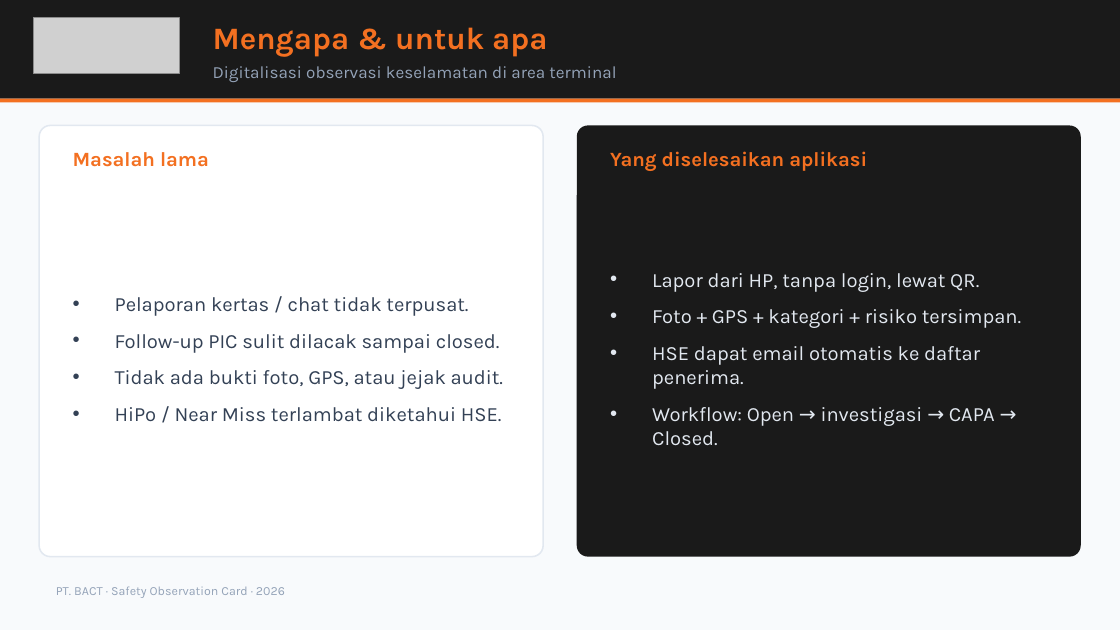
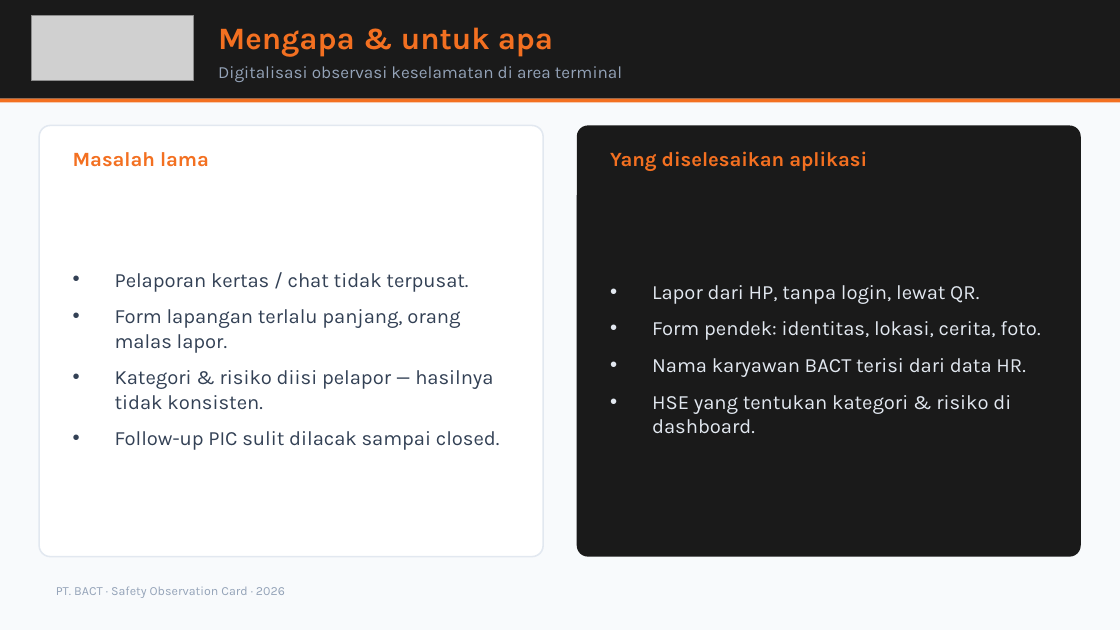
Before and after one commit to msatibi32/bact-safety-observation-modern, a slide deck: slide 2 of supabase/BACT-SOC-Presentasi-HSE.pptx. Drawn at 1120x630 pixels with LibreOffice and Linux fonts; fonts in the diff are those of the drawing; grey boxes stand for pictures. Boxes give left, top, right and bottom in pixels: in the first picture for what was removed or moved away, otherwise in the second. Text is boxed around its words. In the diff, an @@ line names an element or a change of style, - is before the commit and + after.

```diff
--- a/supabase/BACT-SOC-Presentasi-HSE.pptx
+++ b/supabase/BACT-SOC-Presentasi-HSE.pptx
@@ picture: place and size @@
-picture at [34,18,179,74]
+picture at [31,16,194,81]
@@ text "Mengapa & untuk apa": place and size @@
-text "Mengapa & untuk apa" at [213,27,547,57]
+text "Mengapa & untuk apa" at [218,27,553,57]
@@ text "Digitalisasi observasi keselamatan di area ...": place and size @@
-text "Digitalisasi observasi keselamatan di area ..." at [213,66,616,82]
+text "Digitalisasi observasi keselamatan di area ..." at [218,66,622,82]
@@ text at [115,309,493,409]: paragraphs added @@
+• Form lapangan terlalu panjang, orang malas lapor.
+• Kategori & risiko diisi pelapor — hasilnya tidak konsisten.
@@ text at [652,321,1040,434]: text changed @@
-• Foto + GPS + kategori + risiko tersimpan.
-• HSE dapat email otomatis ke daftar penerima.
-• Workflow: Open → investigasi → CAPA → Closed.
+• Form pendek: identitas, lokasi, cerita, foto.
+• Nama karyawan BACT terisi dari data HR.
+• HSE yang tentukan kategori & risiko di dashboard.
@@ text at [115,370,503,421]: paragraphs removed @@
-• Tidak ada bukti foto, GPS, atau jejak audit.
-• HiPo / Near Miss terlambat diketahui HSE.
```
Also in this commit, not shown: 8 other slides changed, 1 slide added, 1 slide removed, 3 other files.
